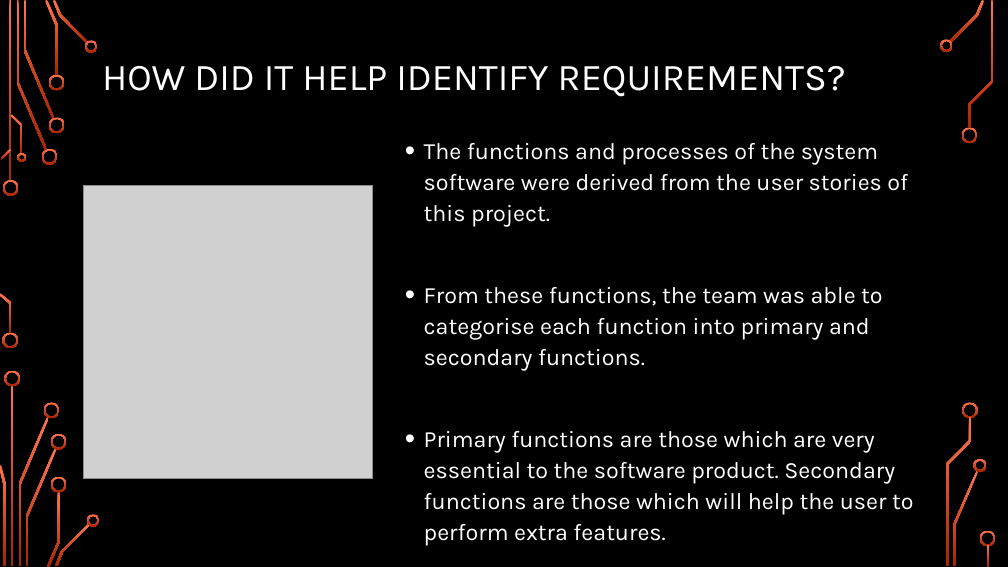
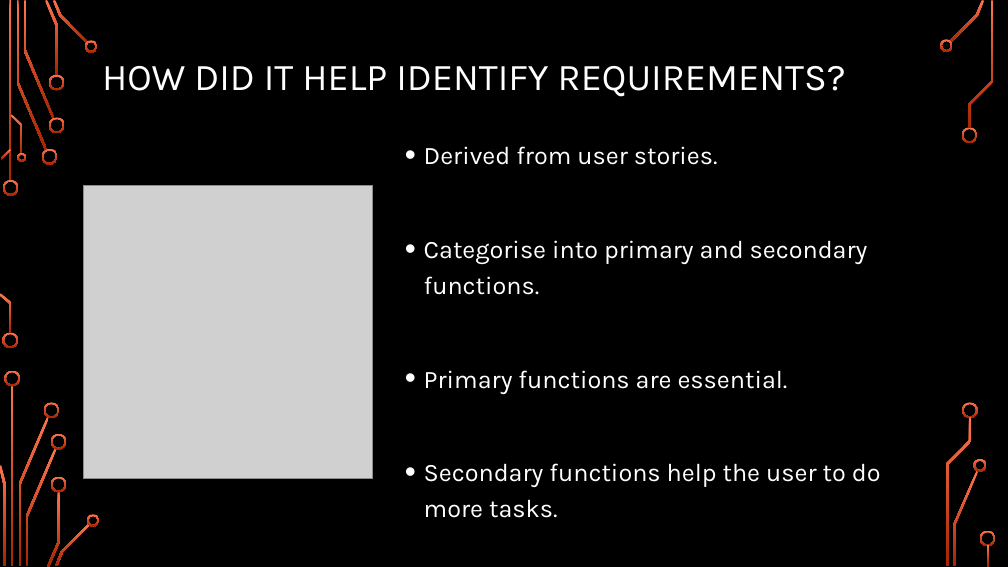
Before and after one commit to CodeBreaker707/Software-Systems-Development, a slide deck: slide 3 of Topic 2 - AE1.pptx. Drawn at 1008x567 pixels with LibreOffice and Linux fonts; fonts in the diff are those of the drawing; grey boxes stand for pictures; background and template pictures are left out. Boxes give left, top, right and bottom in pixels: in the first picture for what was removed or moved away, otherwise in the second. Text is boxed around its words. In the diff, an @@ line names an element or a change of style, - is before the commit and + after.

```diff
--- a/Topic 2 - AE1.pptx
+++ b/Topic 2 - AE1.pptx
@@ text at bbox=[424, 146, 881, 518]: text changed; size 22.2 to 24 pt @@
-• The functions and processes of the system software were derived from the user stories of this project.
-• From these functions, the team was able to categorise each function into primary and secondary functions.
-• Primary functions are those which are very essential to the software product. Secondary functions are those which will help the user to perform extra features.
+• Derived from user stories.
+• Categorise into primary and secondary functions.
+• Primary functions are essential.
+• Secondary functions help the user to do more tasks.
```
Also in this commit, not shown: 6 other slides changed, 3 other files.
